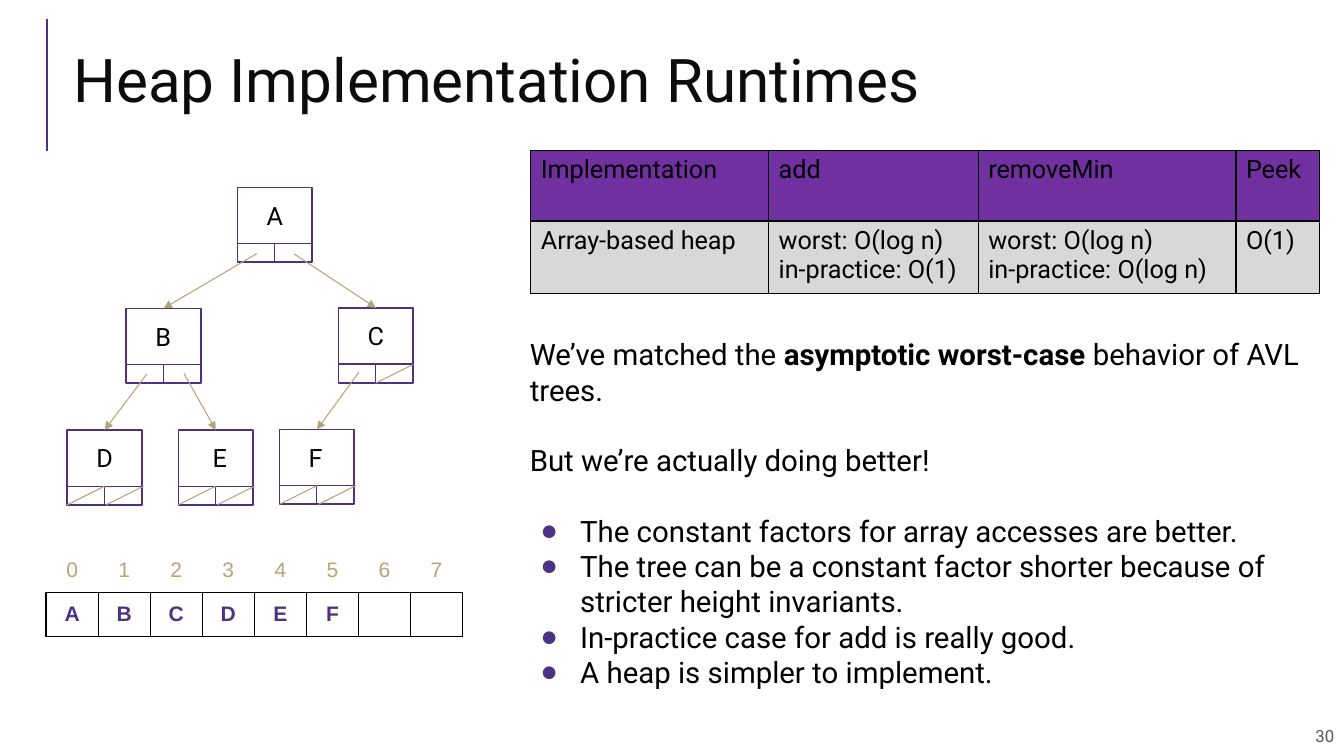
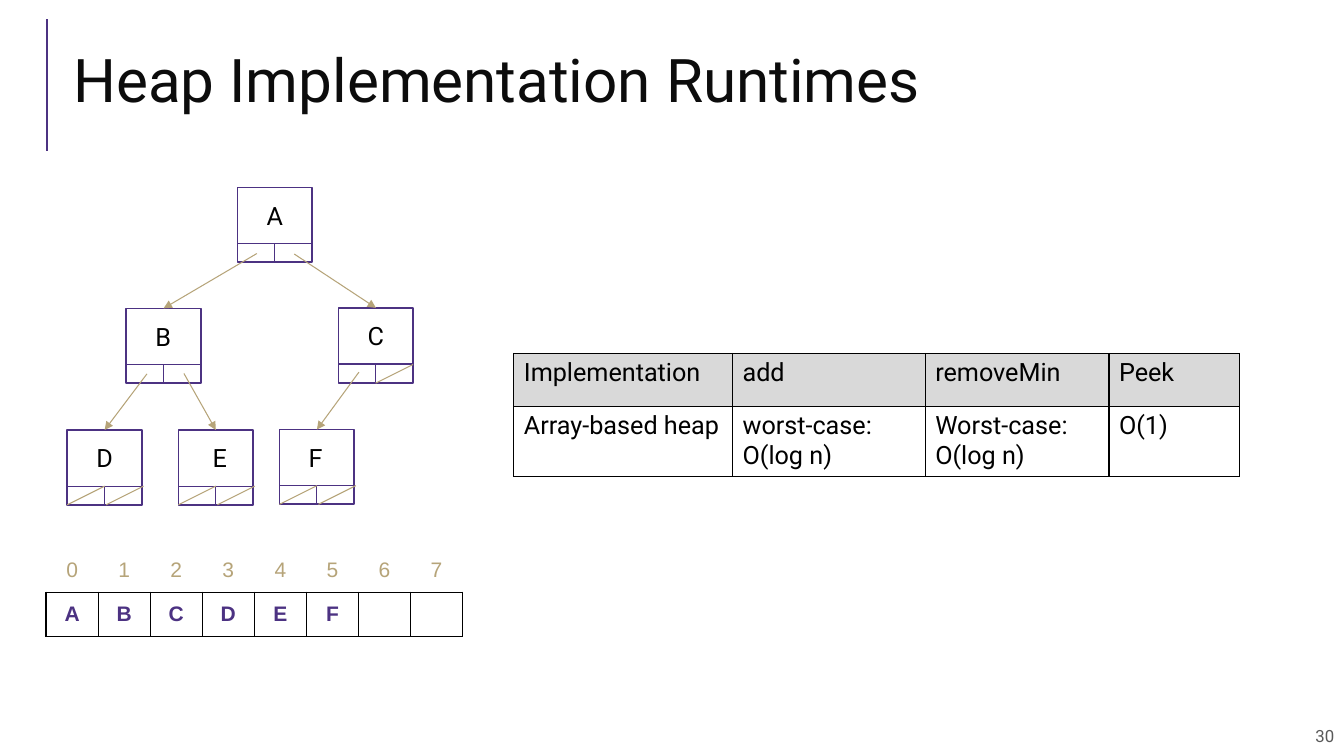
Before and after one commit to guhofstra/CSC111Fa25, a slide deck: slide 30 of PPTs/Lecture 11-heaps.pptx. Drawn at 1344x756 pixels with LibreOffice and Linux fonts; fonts in the diff are those of the drawing. Boxes give left, top, right and bottom in pixels: in the first picture for what was removed or moved away, otherwise in the second. Text is boxed around its words. In the diff, an @@ line names an element or a change of style, - is before the commit and + after.

```diff
--- a/PPTs/Lecture 11-heaps.pptx
+++ b/PPTs/Lecture 11-heaps.pptx
@@ table at [514,354,1239,477] @@
-row 2, column 2: worst: O(log n) / in-practice: O(1)
+row 2, column 2: worst-case: O(log n)
-row 2, column 3: worst: O(log n) / in-practice: O(log n)
+row 2, column 3: Worst-case: / O(log n)
@@ fill #7030A0 to #D9D9D9 in row 1 @@
@@ fill #D8D8D8 to #FFFFFF in row 2 @@
@@ table: place and size @@
-table at [531,150,1321,293]
+table at [514,354,1239,477]
@@ text removed at [530,342,1299,689] @@
-We’ve matched the asymptotic worst-case behavior of AVL trees.
-But we’re actually doing better!
-● The constant factors for array accesses are better.
-● The tree can be a constant factor shorter because of stricter height invariants.
-● In-practice case for add is really good.
-● A heap is simpler to implement.
```
Also in this commit, not shown: 8 other slides changed, 14 other files.
